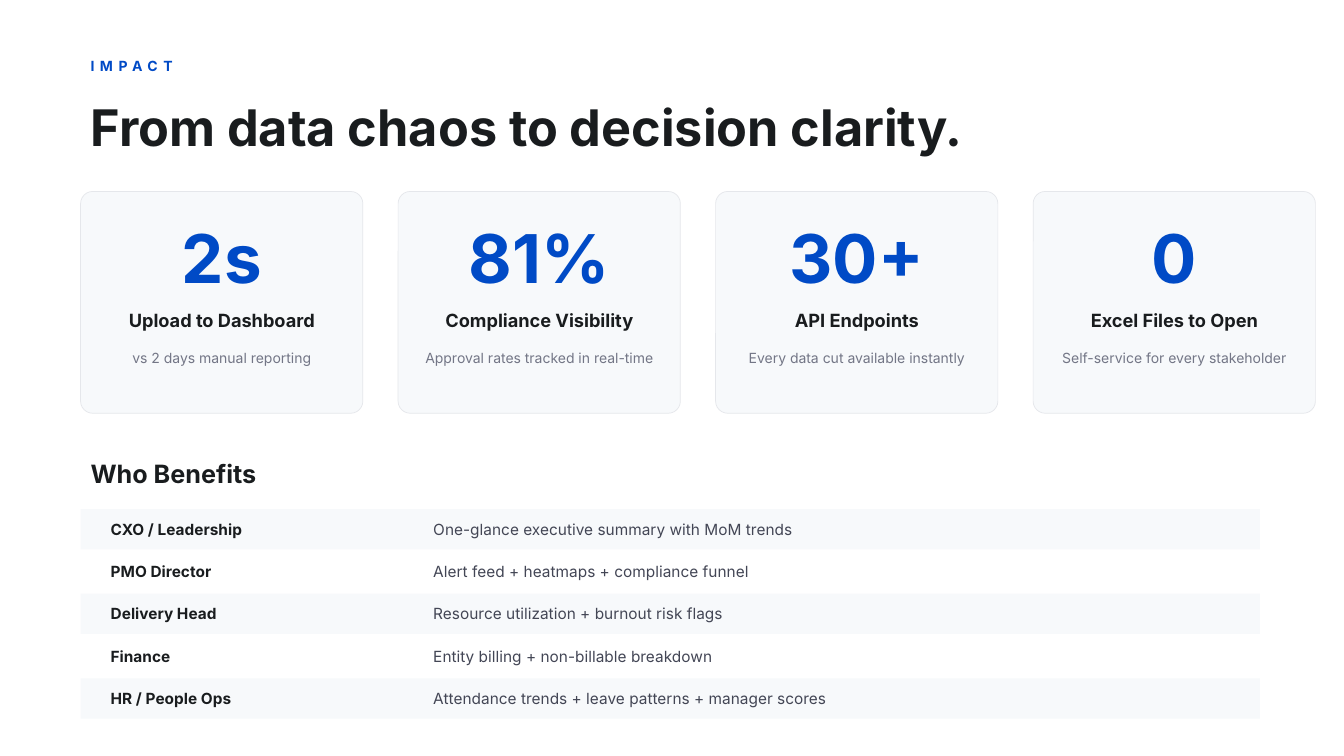
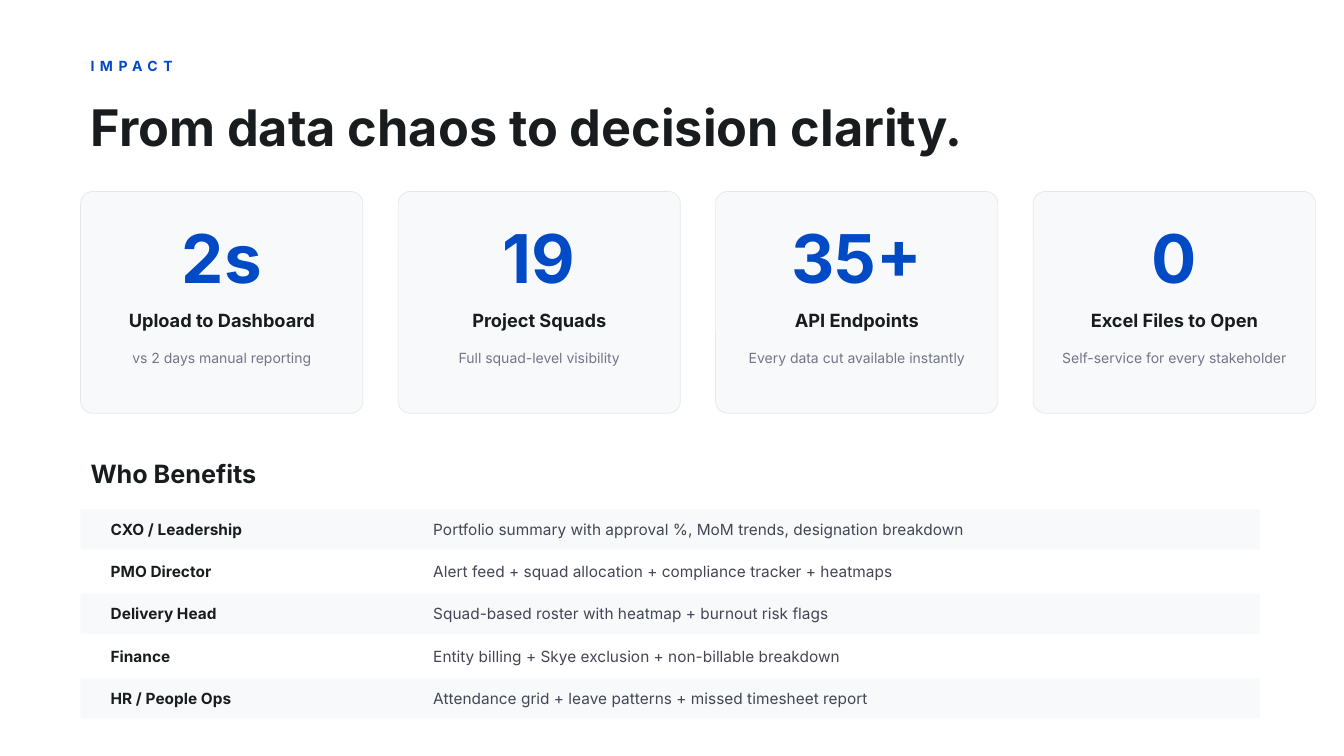
Before and after one commit to Ramachandran-U/tinubu-pmo, a slide deck: slide 4 of Tinubu_PMO_PitchDeck.pptx. Drawn at 1344x756 pixels with LibreOffice and Linux fonts; fonts in the diff are those of the drawing. Boxes give left, top, right and bottom in pixels: in the first picture for what was removed or moved away, otherwise in the second. Text is boxed around its words. In the diff, an @@ line names an element or a change of style, - is before the commit and + after.

```diff
--- a/Tinubu_PMO_PitchDeck.pptx
+++ b/Tinubu_PMO_PitchDeck.pptx
@@ text at box(503, 233, 576, 284): text changed @@
-81%
+19
@@ text at box(791, 233, 922, 284): text changed @@
-30+
+35+
@@ text at box(472, 313, 606, 331): text changed @@
-Compliance Visibility
+Project Squads
@@ text at box(459, 352, 620, 366): text changed @@
-Approval rates tracked in real-time
+Full squad-level visibility
@@ text at box(433, 523, 963, 539): text changed @@
-One-glance executive summary with MoM trends
+Portfolio summary with approval %, MoM trends, designation breakdown
@@ text at box(433, 565, 892, 580): text changed @@
-Alert feed + heatmaps + compliance funnel
+Alert feed + squad allocation + compliance tracker + heatmaps
@@ text at box(433, 607, 829, 623): text changed @@
-Resource utilization + burnout risk flags
+Squad-based roster with heatmap + burnout risk flags
@@ text at box(433, 650, 840, 666): text changed @@
-Entity billing + non-billable breakdown
+Entity billing + Skye exclusion + non-billable breakdown
@@ text at box(433, 692, 867, 708): text changed @@
-Attendance trends + leave patterns + manager scores
+Attendance grid + leave patterns + missed timesheet report
```
Also in this commit, not shown: 4 other slides changed, 21 other files.
